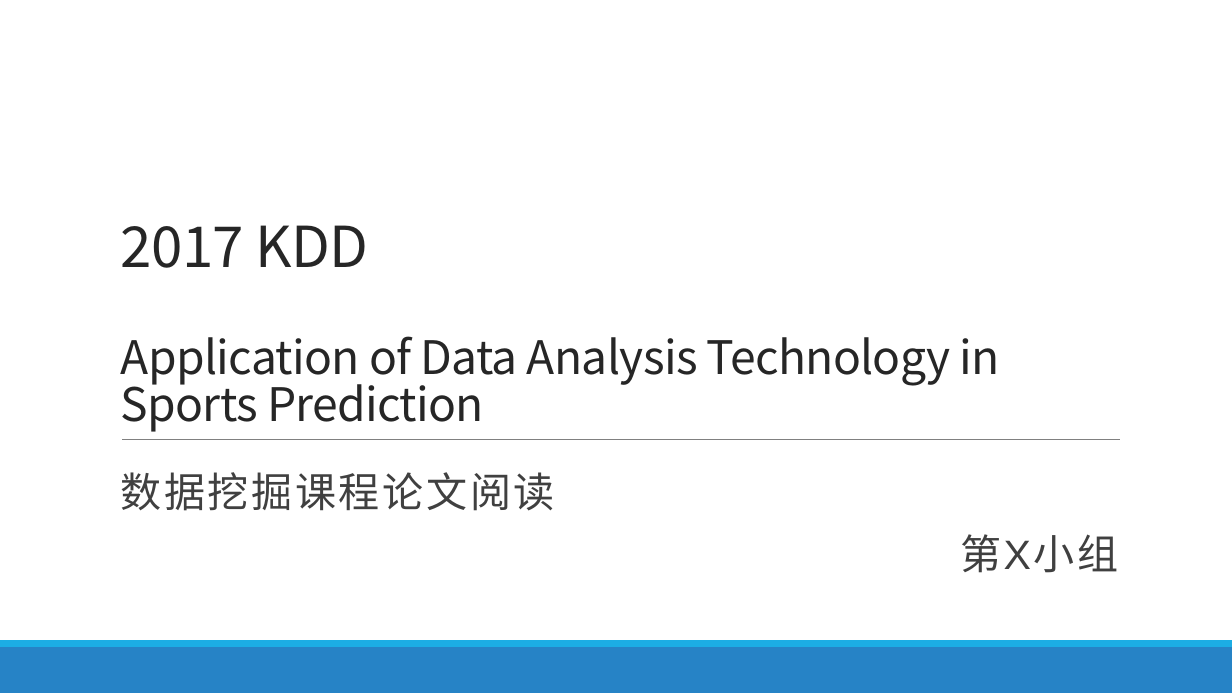
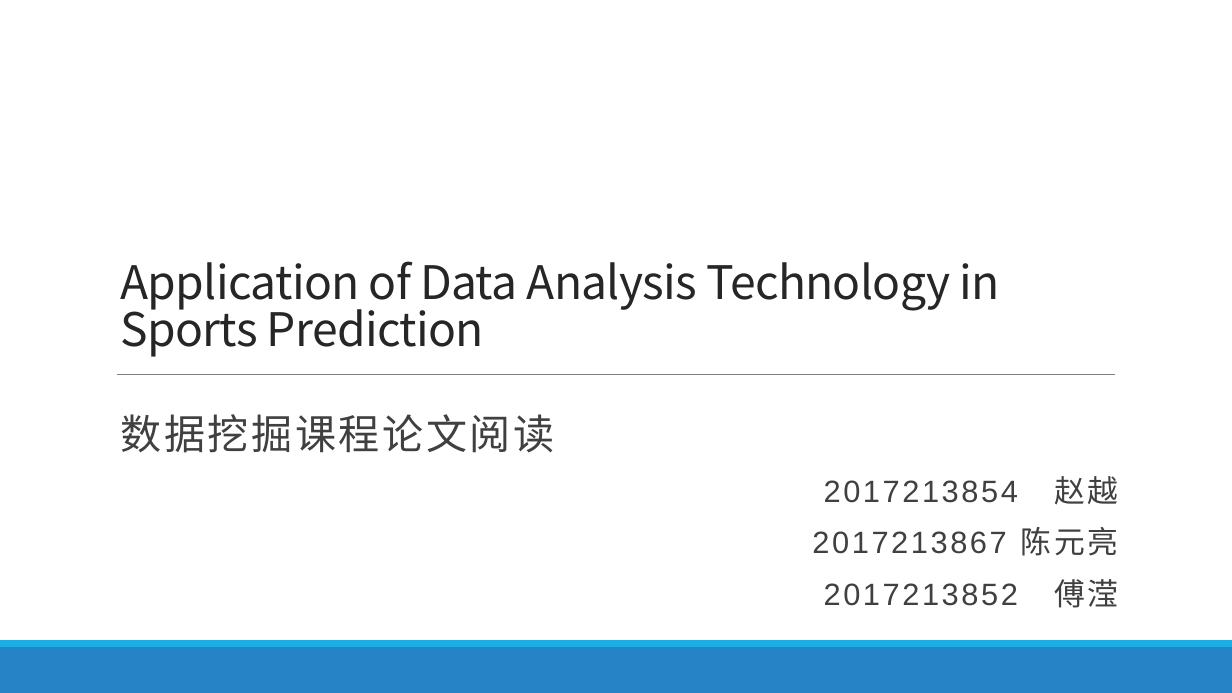
Before and after one commit to FindNorthStar/DataMining, a slide deck: slide 1 of homework_1/Luck is Hard to Beat The Difficulty of Sports Prediction.pptx. Drawn at 1232x693 pixels with LibreOffice and Linux fonts; fonts in the diff are those of the drawing. Boxes give left, top, right and bottom in pixels: in the first picture for what was removed or moved away, otherwise in the second. Text is boxed around its words. In the diff, an @@ line names an element or a change of style, - is before the commit and + after.

```diff
--- a/homework_1/Luck is Hard to Beat The Difficulty of Sports Prediction.pptx
+++ b/homework_1/Luck is Hard to Beat The Difficulty of Sports Prediction.pptx
@@ title at <box>120,261,999,357</box>: text changed @@
-2017 KDD
-Application of Data Analysis Technology in Sports Prediction
+Application of Data Analysis Technology in Sports Prediction
@@ line moved from (122, 439) - (1120, 439) to (117, 374) - (1116, 374) @@
@@ subtitle "数据挖掘课程论文阅读": place and size @@
-subtitle "数据挖掘课程论文阅读" at <box>121,472,1118,573</box>
+subtitle "数据挖掘课程论文阅读" at <box>120,414,1119,608</box>
@@ subtitle at <box>812,476,1119,608</box>: text changed; size 32 to 24 pt @@
-第X小组
+2017213854 赵越
+2017213867 陈元亮
+2017213852 傅滢
```
Also in this commit, not shown: 5 slides added, 2 slides removed.
